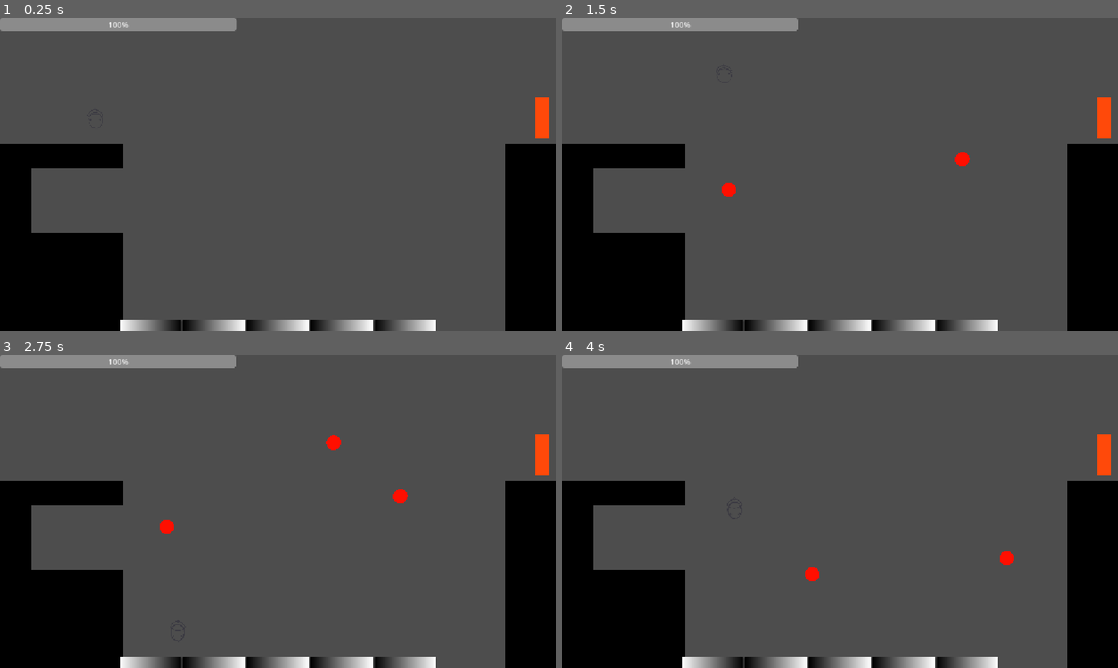
Above: before the commit, frames 1-4 (two rows, left to right).
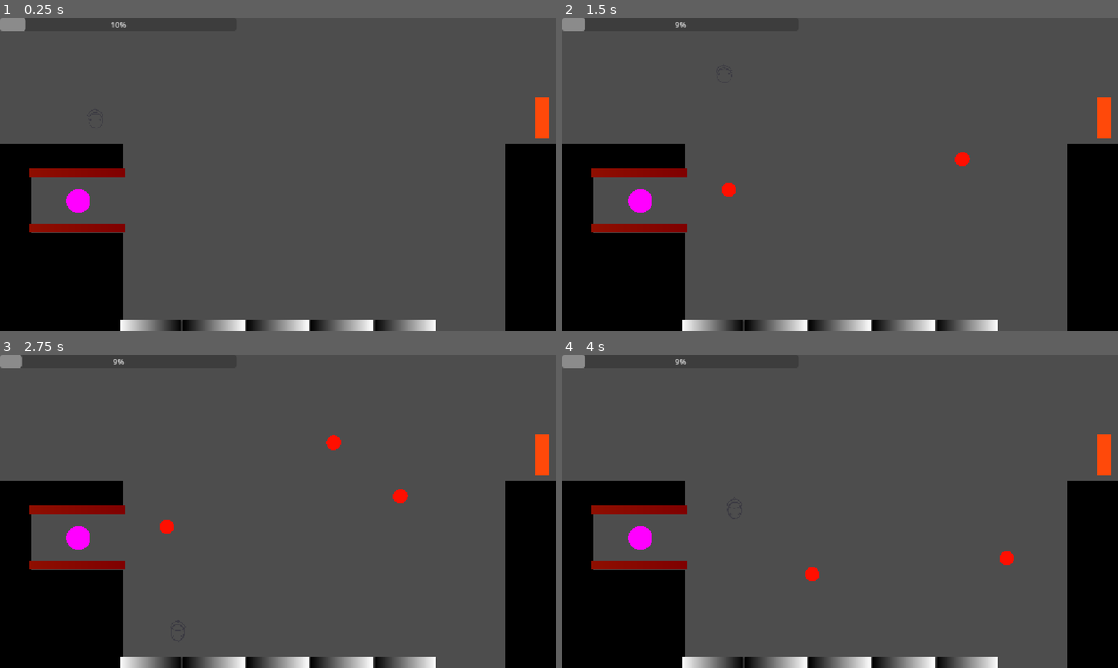
Above: after the commit, the same moments.

Repository: Cayuga007/summer-summit-2026
Game: Godot game, scene res://Levels/Level_3.tscn
Two runs of this game, one before a commit and one after it. Both use one fixed random seed, a clock stepped at 60 frames per second and the inputs below. This scene is started directly instead of the project's main scene. The engine's default icon, where the game draws it, is replaced by a stand-in: a white triangle on a blue panel in a dark square.
Inputs (mouse positions are in pixels of both pictures, inside the frame that each line leads up to):
- Up to frame 1 (0.25 s): no input
- Up to frame 2 (1.5 s): tap Enter at 0.5 s; move the mouse to (962, 158) at 0.52 s; hold D (right) from 0.53 s (still down); click (962, 158) at 0.67 s; tap Space (jump) at 0.77, 1.25 s; move the mouse to (728, 190) at 1.27 s; click (728, 190) at 1.42 s
- Up to frame 3 (2.75 s): tap Space (jump) at 1.52 s; tap Enter at 2 s; move the mouse to (333, 442) at 2.02 s; release D (right) at 2.03 s; hold A (left) from 2.03 s (still down); click (333, 442) at 2.17 s
- Up to frame 4 (4 s): tap Space (jump) at 2.75, 3.02, 3.77 s; move the mouse to (812, 574) at 2.77 s; release A (left) at 2.78 s; hold D (right) from 2.78 s (still down); click (812, 574) at 2.92 s; tap Enter at 3.5 s; move the mouse to (1006, 558) at 3.52 s; click (1006, 558) at 3.67 s

The runs differ from the first frame. In frame 1, 2.8% of the frame differs, in the area x 4-43%, y 0-69%; in frame 2, 2.8%; in frame 3, 2.8%, in the area x 3-43%, y 0-69%; in frame 4, 2.8%.

Commit message:
bucket done + level 3

Diff:
--- a/Levels/Level_2.tscn
+++ b/Levels/Level_2.tscn
@@ -8,7 +8,7 @@
 
 [sub_resource type="WorldBoundaryShape2D" id="WorldBoundaryShape2D_8a5oj"]
 
-[node name="Level_1" type="Node2D" unique_id=57220166]
+[node name="Level_2" type="Node2D" unique_id=57220166]
 script = ExtResource("1_7ubt2")
 
 [node name="LevelCompleted" parent="." unique_id=1998881133 instance=ExtResource("2_tfynm")]
--- a/Levels/Level_3.tscn
+++ b/Levels/Level_3.tscn
@@ -5,11 +5,15 @@
 [ext_resource type="PackedScene" uid="uid://32q6t44ytub2" path="res://Player.tscn" id="3_aig73"]
 [ext_resource type="PackedScene" uid="uid://cm2yksx2t35f0" path="res://platforms/level_platform.tscn" id="4_c0thm"]
 [ext_resource type="PackedScene" uid="uid://cm1hyrx840p0x" path="res://victory_door.tscn" id="5_fwchg"]
+[ext_resource type="PackedScene" uid="uid://6h63sy370xkx" path="res://HazardBlock.tscn" id="6_usv5v"]
+[ext_resource type="PackedScene" uid="uid://cvgs3iuavddpo" path="res://bucket.tscn" id="7_aig73"]
 
 [sub_resource type="WorldBoundaryShape2D" id="WorldBoundaryShape2D_8a5oj"]
 
-[node name="Level_1" type="Node2D" unique_id=57220166]
+[node name="Level_3" type="Node2D" unique_id=57220166 node_paths=PackedStringArray("_buckets")]
 script = ExtResource("1_67bi5")
+_buckets = NodePath("Buckets")
+starting_paint_amount = 10.0
 
 [node name="LevelCompleted" parent="." unique_id=1998881133 instance=ExtResource("2_usv5v")]
 visible = false
@@ -51,3 +55,16 @@
 
 [node name="VictoryDoor" parent="." unique_id=619035289 instance=ExtResource("5_fwchg")]
 position = Vector2(1094, -237)
+
+[node name="HazardBlock" parent="." unique_id=2111362905 instance=ExtResource("6_usv5v")]
+position = Vector2(-821, 222)
+scale = Vector2(12.52, 1)
+
+[node name="HazardBlock2" parent="." unique_id=444186222 instance=ExtResource("6_usv5v")]
+position = Vector2(-821, -7.9999847)
+scale = Vector2(12.52, 1)
+
+[node name="Buckets" type="Node2D" parent="." unique_id=854977736]
+
+[node name="Bucket" parent="Buckets" unique_id=2015066064 instance=ExtResource("7_aig73")]
+position = Vector2(-827, 110)
--- a/Scripts/PlayerVariables.gd
+++ b/Scripts/PlayerVariables.gd
@@ -11,6 +11,10 @@
 var unlocked_colors = [
 	preload("res://platforms/platform.tscn"),
 ]
+
+# Level parameters
+var max_meter_amount: float = 100
+var meter_spill_amount: float = 0.5
 
 # Core movement — change these anytime; the player reads them live.
 var speed := 300.0
--- /dev/null
+++ b/Scripts/bucket.gd
@@ -0,0 +1,14 @@
+class_name Bucket extends Area2D
+
+
+signal collected(amount)
+@export var fill_amount: int = 50
+var touched := false
+
+
+func _ready() -> void:
+	body_entered.connect(func(body: Node2D):
+		if body is Player and not touched:
+			touched = true
+			collected.emit(fill_amount)
+			queue_free())
--- a/Scripts/level.gd
+++ b/Scripts/level.gd
@@ -6,13 +6,24 @@
 var pause_menu: CanvasLayer
 var _resetting := false
 
+@export var _buckets: Node2D
+@export var starting_paint_amount: float = 100
+
 
 func _ready() -> void:
 	LevelManager.sync_current_index_from_scene()
-	add_child(PAINTBRUSH.instantiate())
+	var paintbrush = PAINTBRUSH.instantiate()
+	add_child(paintbrush)
+	paintbrush.set_paint_amount(starting_paint_amount)
 	$VictoryDoor.level_completed.connect(_on_level_completed)
 	pause_menu = PAUSE_MENU.instantiate()
 	add_child(pause_menu)
+
+	if _buckets:
+		for bucket: Node in _buckets.get_children():
+			bucket = bucket as Bucket
+			bucket.collected.connect(func(amount):
+				paintbrush.add_paint_amount(amount))
 
 
 func _physics_process(_delta: float) -> void:
--- a/Scripts/paintbrush.gd
+++ b/Scripts/paintbrush.gd
@@ -3,14 +3,12 @@
 
 @export var paint_prefab: PackedScene
 @export var paint_ui: CanvasLayer
-@export var max_meter_amount: float = 100
-@export var meter_spill_amount: float = 0.1
 @export var paint_radius := 30
 @export var paint_spacing := 5.0
 
 var _is_holding := false
 var _previous_paint_position := Vector2.ZERO
-var _meter_amount := max_meter_amount
+var _meter_amount := PlayerVariables.max_meter_amount
 var _current_color = 0
 
 
@@ -29,7 +27,9 @@
 
 
 func _input(event: InputEvent) -> void:
-	if _meter_amount <= 0: return
+	if _meter_amount <= 0:
+		_is_holding = false
+		return
 
 	if event is InputEventMouseButton and event.button_index == MOUSE_BUTTON_LEFT:
 		if event.is_pressed():
@@ -72,9 +72,21 @@
 	if area:
 		_resize_circle_shape(area.get_node_or_null("CollisionShape2D"), paint_radius + 4)
 
-	_meter_amount -= meter_spill_amount
+	_meter_amount -= PlayerVariables.meter_spill_amount
 	var progress_bar: ProgressBar = paint_ui.get_child(0)
-	progress_bar.value = _meter_amount / max_meter_amount * 100
+	progress_bar.value = _meter_amount / PlayerVariables.max_meter_amount * 100
+
+
+func set_paint_amount(amount: float) -> void:
+	_meter_amount = amount
+	var progress_bar: ProgressBar = paint_ui.get_child(0)
+	progress_bar.value = _meter_amount / PlayerVariables.max_meter_amount * 100
+
+
+func add_paint_amount(amount: float) -> void:
+	_meter_amount = clamp(_meter_amount + amount, 0, PlayerVariables.max_meter_amount)
+	var progress_bar: ProgressBar = paint_ui.get_child(0)
+	progress_bar.value = _meter_amount / PlayerVariables.max_meter_amount * 100
 
 
 func _resize_circle_shape(shape_node: CollisionShape2D, radius: float) -> void:
--- /dev/null
+++ b/bucket.tscn
@@ -0,0 +1,20 @@
+[gd_scene format=3 uid="uid://cvgs3iuavddpo"]
+
+[ext_resource type="Script" uid="uid://cuaqe6gs3007p" path="res://Scripts/bucket.gd" id="1_bgj3b"]
+
+[sub_resource type="CircleShape2D" id="CircleShape2D_85llr"]
+radius = 50.0
+
+[sub_resource type="SphereMesh" id="SphereMesh_85llr"]
+radius = 50.0
+height = 100.0
+
+[node name="Bucket" type="Area2D" unique_id=2015066064]
+script = ExtResource("1_bgj3b")
+
+[node name="CollisionShape2D" type="CollisionShape2D" parent="." unique_id=1058665784]
+shape = SubResource("CircleShape2D_85llr")
+
+[node name="MeshInstance2D" type="MeshInstance2D" parent="." unique_id=992778188]
+modulate = Color(1, 0, 1, 1)
+mesh = SubResource("SphereMesh_85llr")
--- a/player.gd
+++ b/player.gd
@@ -1,4 +1,4 @@
-extends CharacterBody2D
+class_name Player extends CharacterBody2D
 
 var ice_contacts := 0
 var bounce_contacts := 0
Not shown, added: Scripts/bucket.gd.uid
